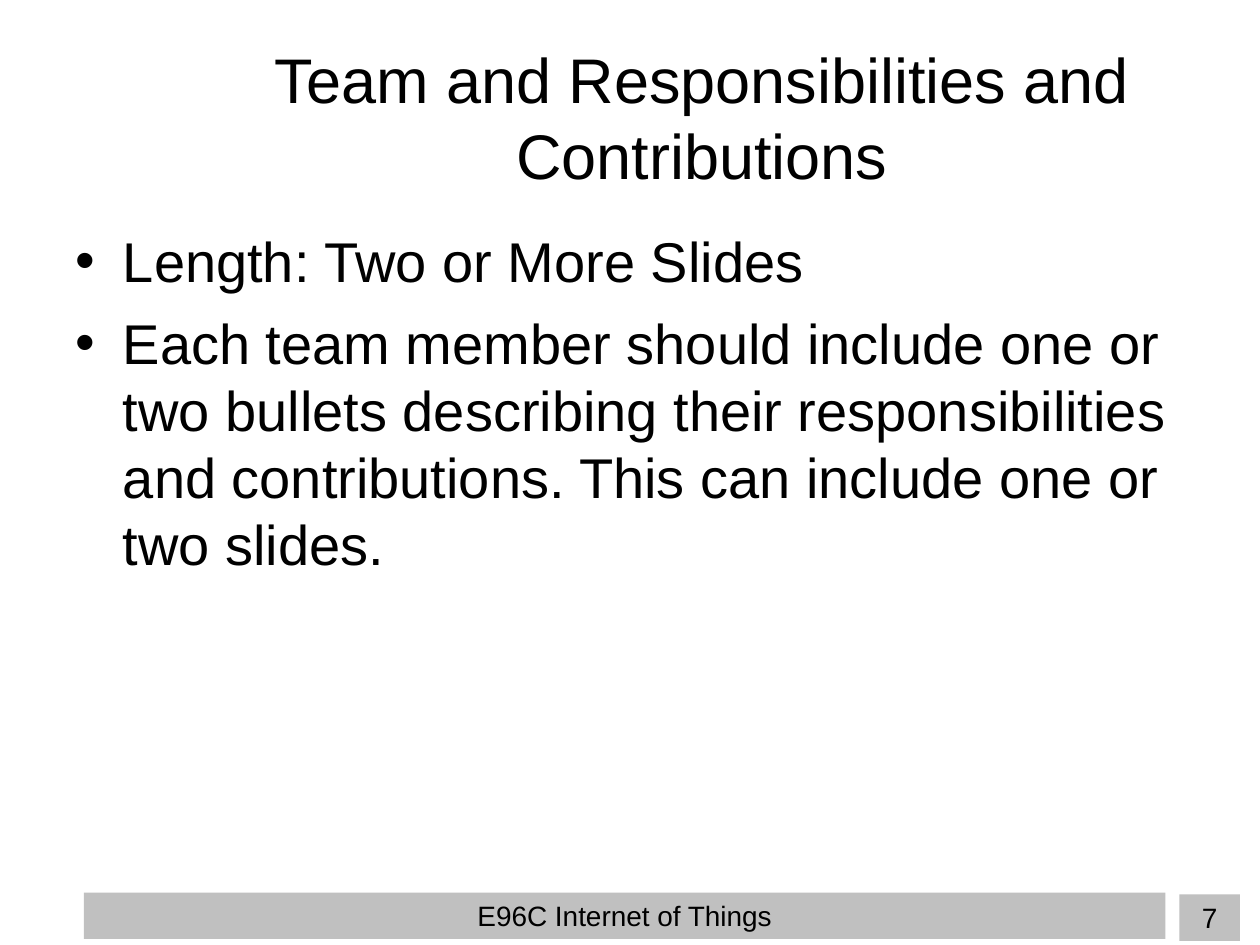
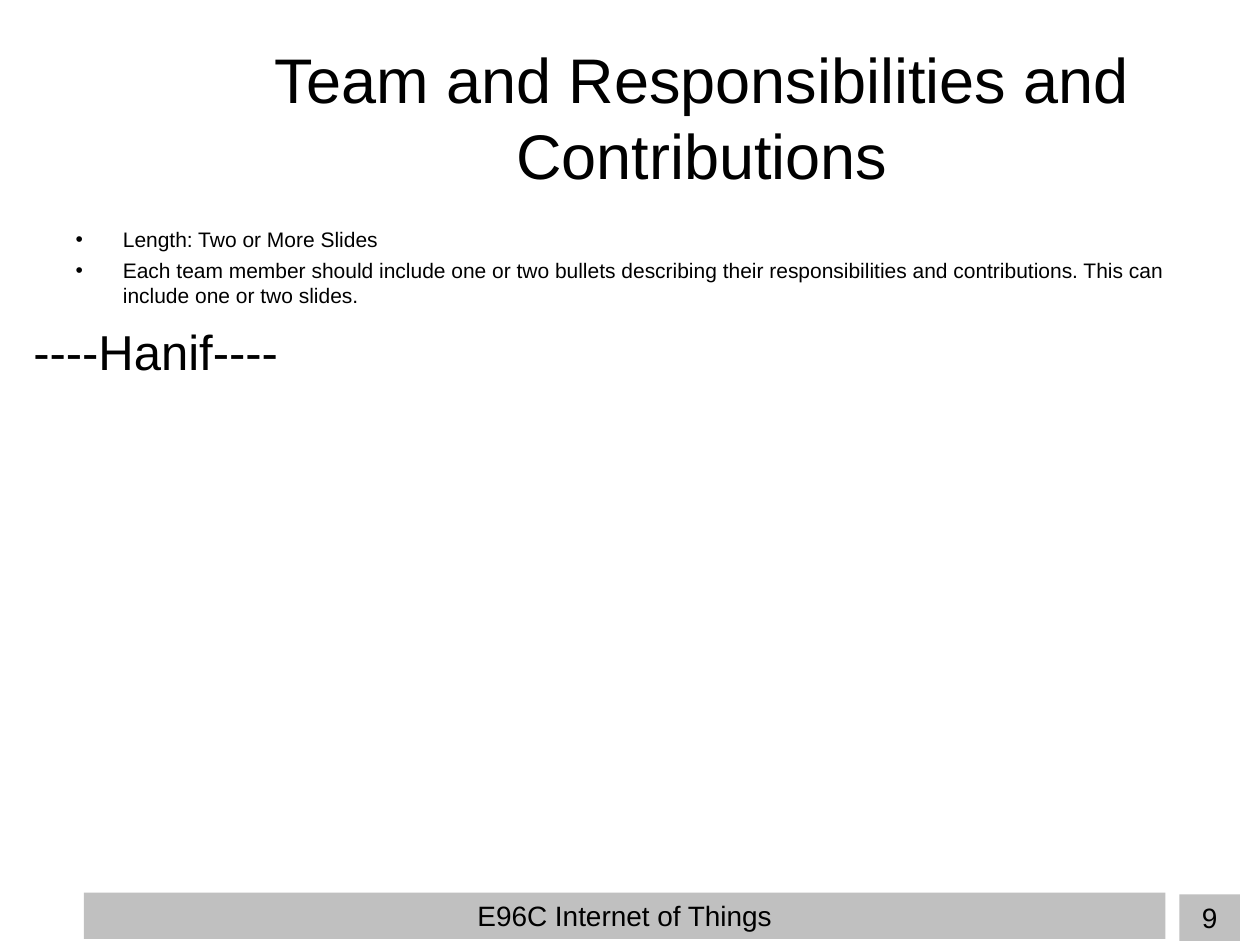
Before and after one commit to TheFearlessMagicians/wizdgetWand, a slide deck: slide 9 of wilson_hanif_varun_E96_presentation.ppt (slide 7 before the commit). Drawn at 1260x945 pixels with LibreOffice and Linux fonts; fonts in the diff are those of the drawing; background and template pictures are left out. Boxes give left, top, right and bottom in pixels: in the first picture for what was removed or moved away, otherwise in the second. Text is boxed around its words. In the diff, an @@ line names an element or a change of style, - is before the commit and + after.

```diff
--- a/wilson_hanif_varun_E96_presentation.ppt
+++ b/wilson_hanif_varun_E96_presentation.ppt
@@ text "Length: Two or More Slides" at (123,231,1163,304): size 32 to 12 pt; less space between paragraphs @@
@@ text added at (33,334,278,371), 28 pt, text #000000 @@
+----Hanif----
@@ page number at (1202,908,1218,929): text changed @@
-7
+9
```
Also in this commit, not shown: 6 other slides changed, 3 slides added.
